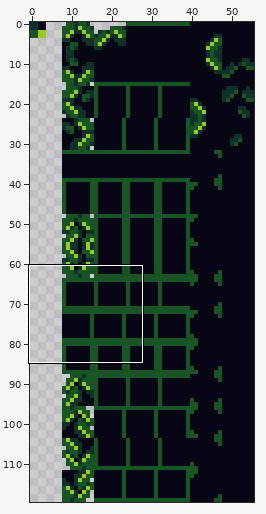
Sprite sheet: sprites/spr_library_foreground_tileset_3/9bb45487-cb2c-4126-8d0e-679d0064df2c.png. Above: a wide view before the commit, with the close-up outlined.
Close-up. First the earlier version:
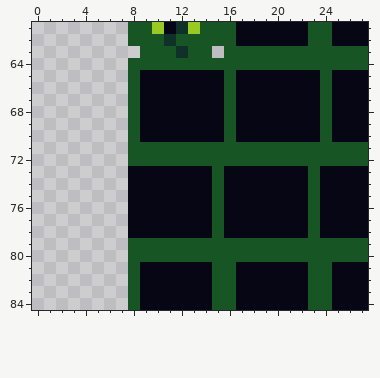
The file is 56x120 pixels. Shown: x 0..27, y 61..84.
The result:
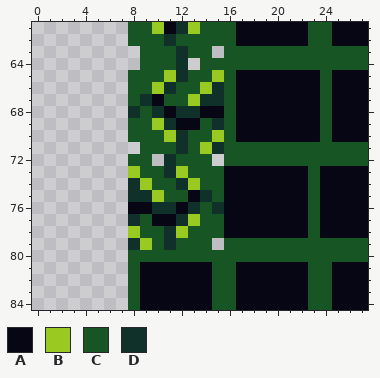
Palette (. is transparent): A #070614  B #98ca22  C #185524  D #103129
What changed:
Changed rows in their new state; - is an unchanged pixel.
first column x 8:
64 .---D.--
65 -CCBDCCB
66 -CBDCCBD
67 -D-CCBDD
68 DCD-DD--
69 -CBD--CD
70 -CCBDCCB
71 .---D-BD
72 --.D---.
73 BCCDBCC-
74 DBCCDBC-
75 DDBCC-D-
76 --DD-DCD
77 DC--DBC-
78 BCCDBCC-
79 DB-D---.
Pixel boxes of the changes (left, top, right, bottom) in both close-ups:
changed: (128, 58, 224, 250)
